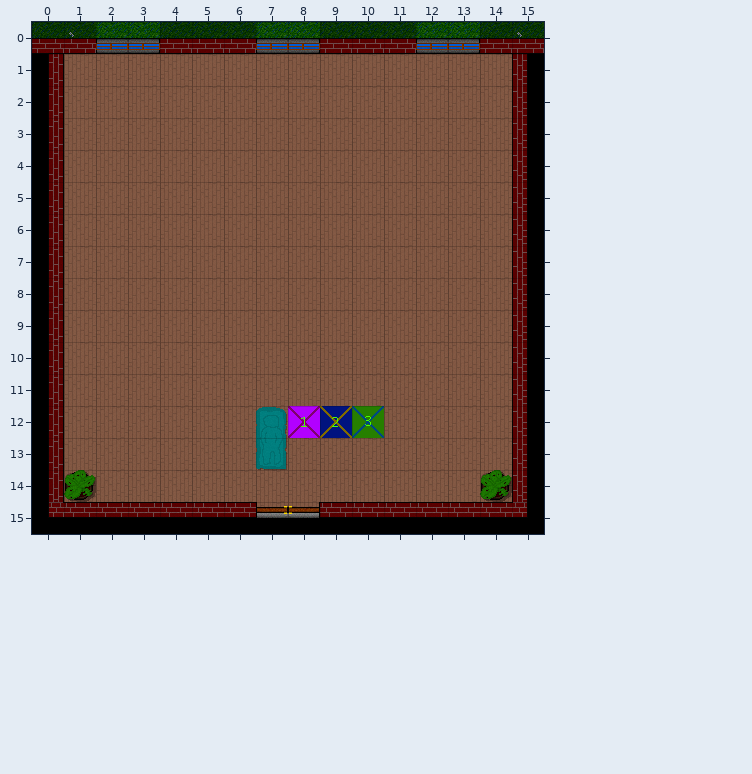
Level history. Tiled map (JSON): assets/maps/bed_room_1.json. The picture above is the old version.
Cells are 32x32 px. Shown: x 0..15, y 0..15.
After:
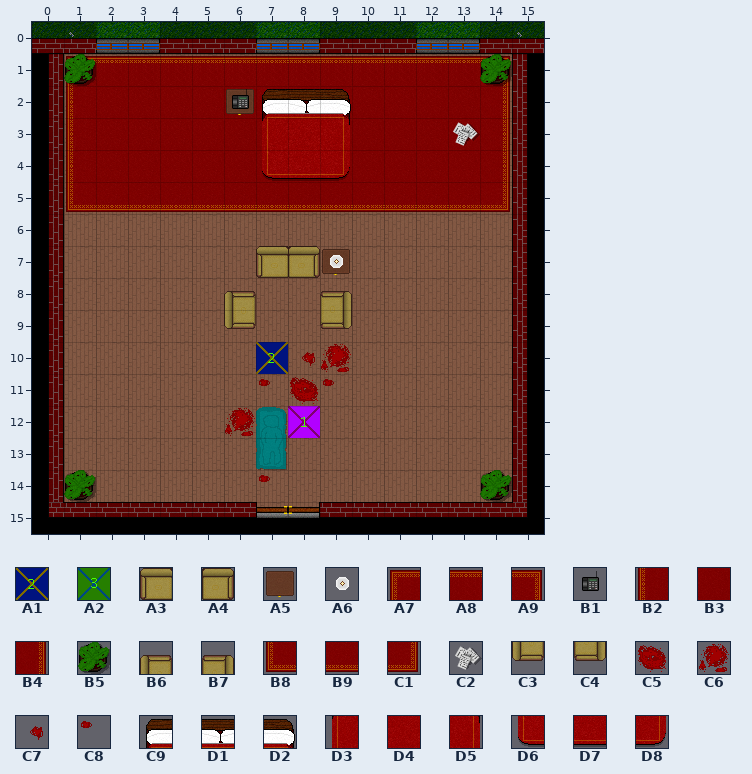
Key: from "tileset": A1 8, A2 9, A3 12, A4 13, A5 14, A6 15, A7 17, A8 18, A9 19, B1 24, B2 27, B3 28, B4 29, B5 30, B6 32, B7 33, B8 37, B9 38, C1 39, C2 40, C3 42, C4 43, C5 59, C6 69, C7 78, C8 79, C9 154, D1 155, D2 156, D3 164, D4 165, D5 166, D6 174, D7 175, D8 176.
__ is an empty cell.
Tiles replaced or removed in this view: A1, A2.
Tiles of an added or newly shown layer are drawn over the layers below it.
Commit message: Maps: Finish basic (crappy!) designs for the bedrooms
Change:
Changed rows in their new state; .. is an unchanged cell.
Layer "Carpet" (added):
first column x 1:
 1 A7 A8 A8 A8 A8 A8 A8 A8 A8 A8 A8 A8 A8 A9
 2 B2 B3 B3 B3 B3 B3 B3 B3 B3 B3 B3 B3 B3 B4
 3 B2 B3 B3 B3 B3 B3 B3 .. B3 B3 B3 B3 B3 B4
 4 B2 B3 B3 B3 B3 B3 B3 B3 B3 B3 B3 B3 B3 B4
 5 B8 B9 B9 B9 B9 B9 B9 B9 B9 B9 B9 B9 B9 C1
Layer "Furniture":
first column x 1:
 1 B5 .. .. .. .. .. .. .. .. .. .. .. .. B5
 2 .. .. .. .. .. A5 C9 D1 D2 .. .. .. .. ..
 3 .. .. .. .. .. .. D3 D4 D5 .. .. .. C2 ..
 4 .. .. .. .. .. .. D6 D7 D8 .. .. .. .. ..
 7 .. .. .. .. .. .. A3 A4 A5 .. .. .. .. ..
 8 .. .. .. .. .. .. .. .. B7 .. .. .. .. ..
 9 .. .. .. .. .. .. .. .. C4 .. .. .. .. ..
Layer "Furniture Toppings" (added):
first column x 6:
 2 B1
first column x 6:
 7 .. .. .. A6
 8 B6 .. .. ..
 9 C3 .. .. ..
Layer "Death Scene":
first column x 6:
10 .. A1 C7 C6 ..
11 .. C8 C5 C8 ..
12 C6 .. .. __ __
14 .. C8 .. .. ..
Changed places in both pictures, as pixel boxes (x1, y1, x2, y2):
added: (64, 54, 512, 212)
changed: (224, 246, 384, 438)
added: (259, 475, 270, 482)
